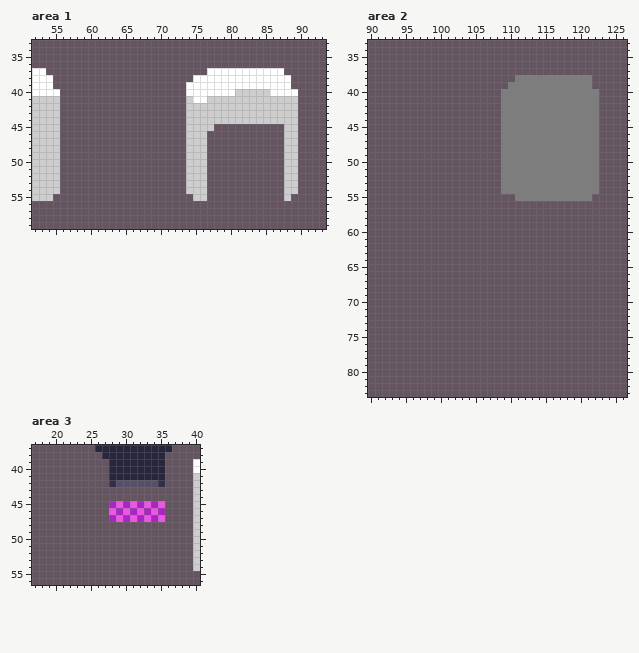
Edited in one commit: pixel-art file (Assets/AngeliA Game/Artwork/Character/Player.ase). Above, as it was before the edit.
256x256 pixels, 1 frame. Colours within 5 levels of each other are drawn and written as one. Shown: area 1: x 52..93, y 33..59; area 2: x 90..126, y 33..83; area 3: x 17..40, y 37..56. The commit also changed other parts of the picture, which this record leaves out.
Once edited:
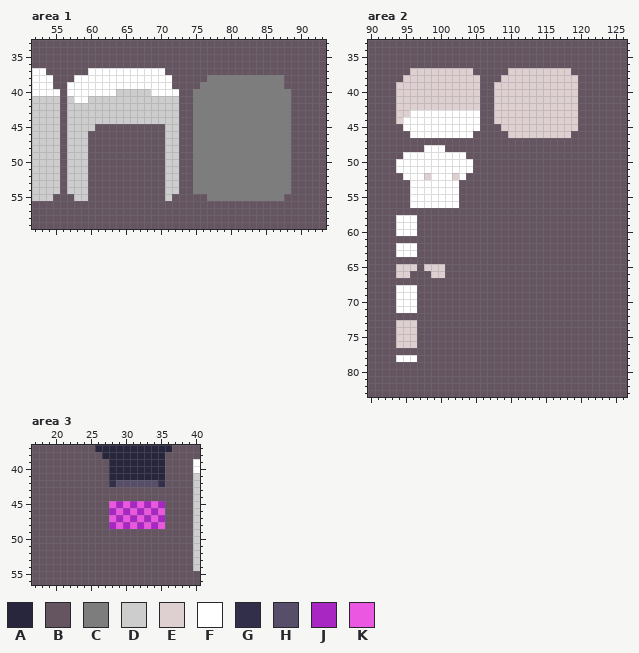
Palette (. is transparent): A #27263c  B #655561  C #7d7d7d  D #cdcdcd  E #ded0d1  F #ffffff  G #322f4a  H #574f69  J #a827c2  K #ec57e1
The edit:
Changed rows in their new state; - is an unchanged pixel.
Area 1, layer "Main":
first column x 57:
37 ---FFFFFFFFFFF------BBBBBBBBBBB--
38 -FFFFFFFFFFFFFF---BBCCCCCCCCCCCB-
39 FFFFFFFFFFFFFFF--BBCCCCCCCCCCCCB-
40 FFFFFFFDDDDDFFFF-BCCCCCCCCCCCCCCB
41 DFFDDDDDDDDDDDDD-BCCCCCCCCCCCCCCB
42 DDDDDDDDDDDDDDDD-BCCCCCCCCCCCCCCB
43 DDDDDDDDDDDDDDDD-BCCCCCCCCCCCCCCB
44 DDDDDDDDDDDDDDDD-BCCCCCCCCCCCCCCB
45 DDDD----------DD-BCCCCCCCCCCCCCCB
46 DDD-----------DD-BCCCCCCCCCCCCCCB
47 DDD-----------DD-BCCCCCCCCCCCCCCB
48 DDD-----------DD-BCCCCCCCCCCCCCCB
49 DDD-----------DD-BCCCCCCCCCCCCCCB
50 DDD-----------DD-BCCCCCCCCCCCCCCB
51 DDD-----------DD-BCCCCCCCCCCCCCCB
52 DDD-----------DD-BCCCCCCCCCCCCCCB
53 DDD-----------DD-BCCCCCCCCCCCCCCB
54 DDD-----------DD-BCCCCCCCCCCCCCCB
55 -DD-----------D---BBCCCCCCCCCCCB-
Area 2, layer "Main":
first column x 94:
37 --EEEEEEEEE-----EEEEEEEEE----
38 -EEEEEEEEEEE---EEEEEEEEEEEBB-
39 EEEEEEEEEEEE--EEEEEEEEEEEEBB-
40 EEEEEEEEEEEE--EEEEEEEEEEEEBBB
41 EEEEEEEEEEEE--EEEEEEEEEEEEBBB
42 EEEEEEEEEEEE--EEEEEEEEEEEEBBB
43 EEFFFFFFFFFF--EEEEEEEEEEEEBBB
44 EFFFFFFFFFFF--EEEEEEEEEEEEBBB
45 -FFFFFFFFFFF---EEEEEEEEEEEBBB
46 --FFFFFFFFF----BEEEEEEEEEBBBB
47 ---------------BBBBBBBBBBBBBB
48 ----FFF--------BBBBBBBBBBBBBB
49 -FFFFFFFFF-----BBBBBBBBBBBBBB
50 FFFFFFFFFFF----BBBBBBBBBBBBBB
51 FFFFFFFFFFF----BBBBBBBBBBBBBB
52 -FFFEFFFEF-----BBBBBBBBBBBBBB
53 --FFFFFFF------BBBBBBBBBBBBBB
54 --FFFFFFF------BBBBBBBBBBBBBB
55 --FFFFFFF--------BBBBBBBBBBB-
56 --FFFFFFF--------------------
58 FFF--------------------------
59 FFF--------------------------
60 FFF--------------------------
62 FFF--------------------------
63 FFF--------------------------
65 EEE-EEE----------------------
66 EE---EE----------------------
68 FFF--------------------------
69 FFF--------------------------
70 FFF--------------------------
71 FFF--------------------------
73 EEE--------------------------
74 EEE--------------------------
75 EEE--------------------------
76 EEE--------------------------
78 FFF--------------------------
Area 3, layer "Main":
first column x 28:
45 KJKJKJKJ
46 JKJKJKJK
47 KJKJKJKJ
48 JKJKJKJK
